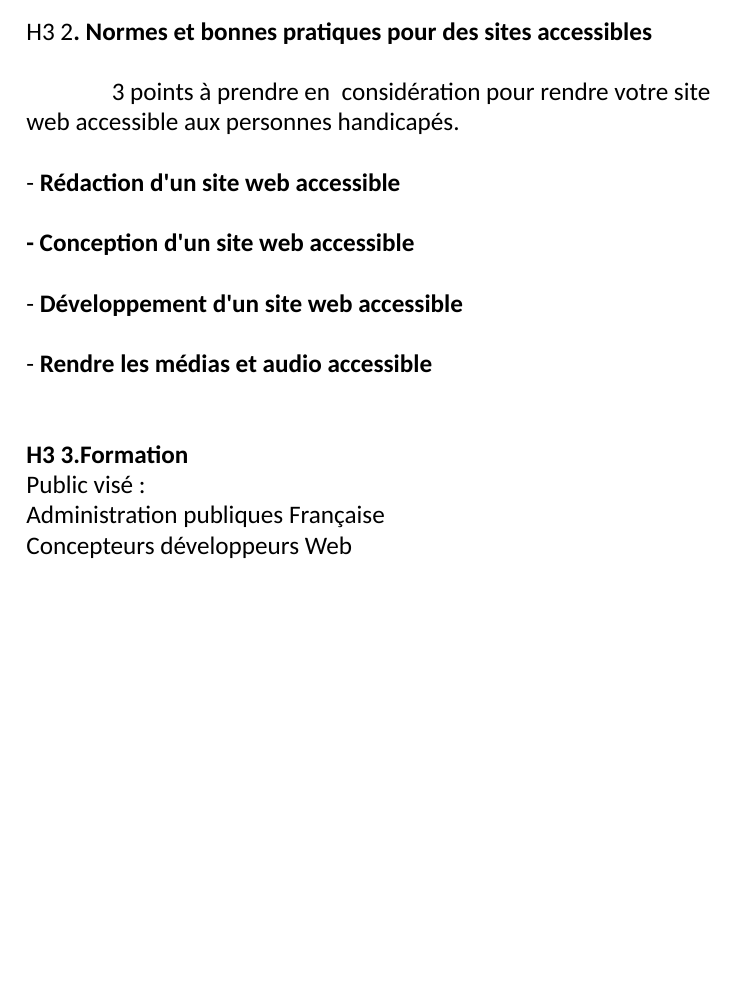
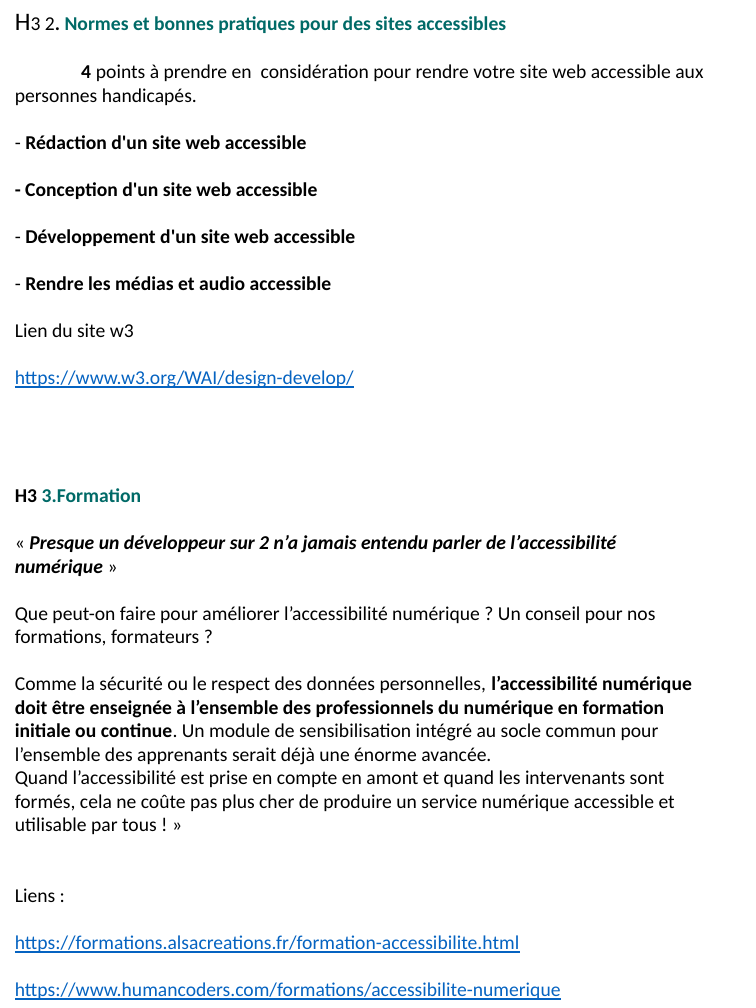
Before and after one commit to Bourg-en-Stress/accessibility, a slide deck: slide 10 of design/mockups/contenu.pptx (slide 7 before the commit). Drawn at 756x1008 pixels with LibreOffice and Linux fonts; fonts in the diff are those of the drawing. Boxes give left, top, right and bottom in pixels: in the first picture for what was removed or moved away, otherwise in the second. Text is boxed around its words. In the diff, an @@ line names an element or a change of style, - is before the commit and + after.

```diff
--- a/design/mockups/contenu.pptx
+++ b/design/mockups/contenu.pptx
@@ text "H3 2. Normes et bonnes ...": place and size @@
-text "H3 2. Normes et bonnes ..." at box(26, 22, 710, 558)
+text "H3 2. Normes et bonnes ..." at box(15, 16, 703, 1000)
@@ text at box(15, 16, 506, 502): size 18 to 14 pt in "H3 2. Normes et bonnes pratiques pour ...", "- Rédaction d'un site web accessible", "- Conception d'un site web accessible", "- Développement d'un site web accessible" and 2 more places; text colour #000000 to #006A67 in "Normes et bonnes pratiques pour des sites ...", "3.Formation" @@
@@ text at box(15, 64, 703, 105): text changed; size 18 to 14 pt @@
-3 points à prendre en considération pour rendre votre site web accessible aux personnes handicapés.
+4 points à prendre en considération pour rendre votre site web accessible aux personnes handicapés.
@@ text at box(15, 323, 354, 388): paragraphs added @@
+Lien du site w3
+https://www.w3.org/WAI/design-develop/
@@ text at box(15, 535, 692, 1000): text changed; size 18 to 14 pt @@
-Public visé :
-Administration publiques Française
-Concepteurs développeurs Web
+« Presque un développeur sur 2 n’a jamais entendu parler de l’accessibilité numérique »
+Que peut-on faire pour améliorer l’accessibilité numérique ? Un conseil pour nos formations, formateurs ?
+Comme la sécurité ou le respect des données personnelles, l’accessibilité numérique doit être enseignée à l’ensemble des professionnels du numérique en formation initiale ou continue. Un module de sensibilisation intégré au socle commun pour l’ensemble des apprenants serait déjà une énorme avancée.
+Quand l’accessibilité est prise en compte en amont et quand les intervenants sont formés, cela ne coûte pas plus cher de produire un service numérique accessible et utilisable par tous ! »
+Liens :
+https://formations.alsacreations.fr/formation-accessibilite.html
+https://www.humancoders.com/formations/accessibilite-numerique
```
Also in this commit, not shown: 5 other slides changed, 6 slides added, 1 slide removed, 3 other files.
